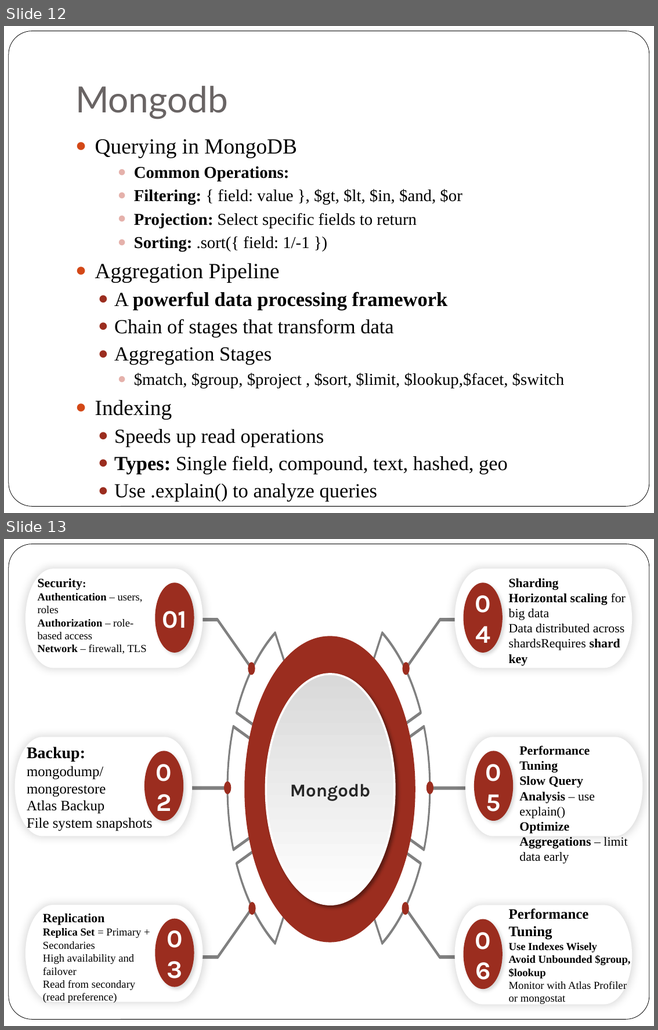
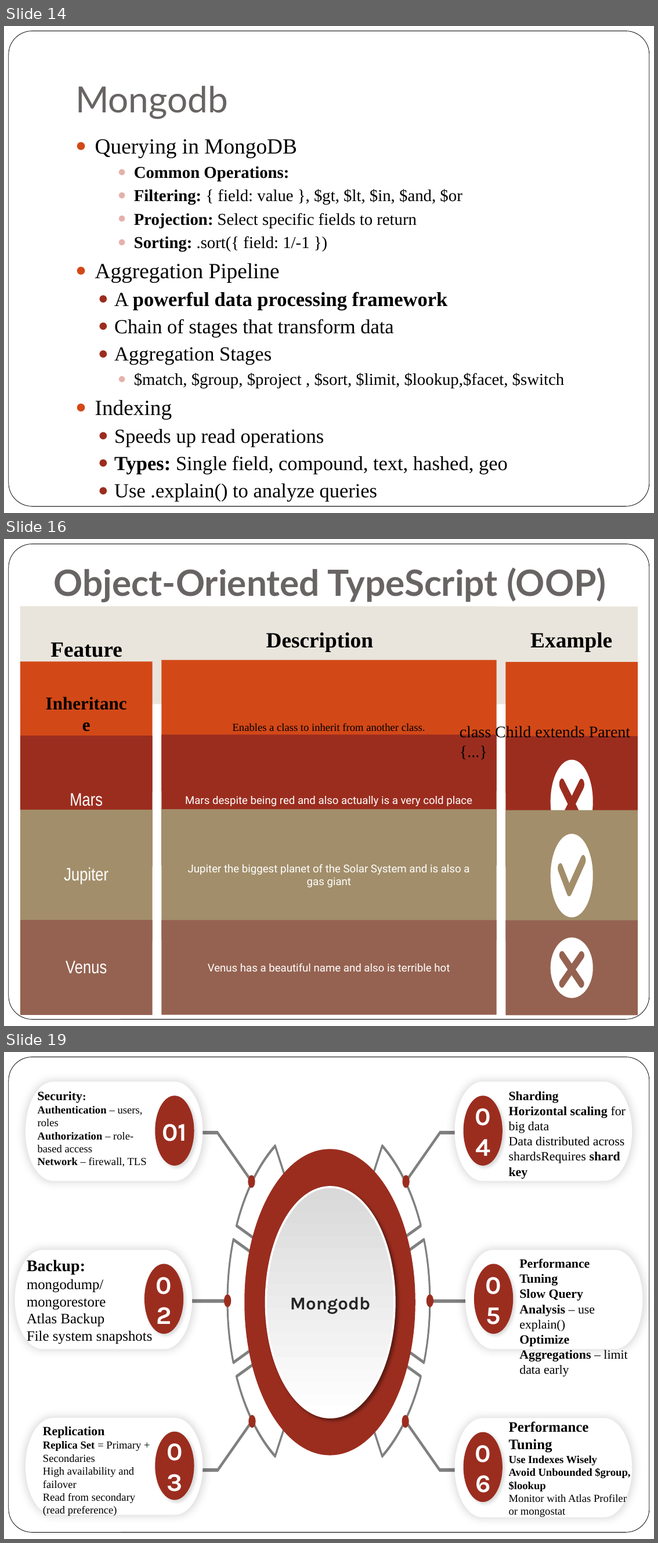
Before and after one commit to rosemarythomas994/VueR-assignment, a slide deck: Presentation Assignment.pptx. Shown one above the other, each under a label of ours: slides 12 and 13 before the commit, slides 14, 16 and 19 after it; the slides between them are not shown. The pictures are 658x1030 and 658x1543 pixels, drawn with LibreOffice and Linux fonts; fonts in the diff are those of the drawing. Boxes give left, top, right and bottom in pixels: in the first picture for what was removed or moved away, otherwise in the second. Text is boxed around its words. In the diff, an @@ line names an element or a change of style, - is before the commit and + after.

```diff
--- a/Presentation Assignment.pptx
+++ b/Presentation Assignment.pptx
@@ slide 16 added at bbox=[4, 539, 654, 1026], background #FFFFFF; not listed: 1 template element that a slide beside it also shows @@
@@ title added at bbox=[54, 567, 606, 602], 40 pt, text #696464, bold @@
+Object-Oriented TypeScript (OOP)
@@ rectangle added at bbox=[20, 606, 210, 705], fill #E9E5DC @@
@@ rectangle added at bbox=[161, 606, 496, 704], fill #E9E5DC @@
@@ rectangle added at bbox=[447, 606, 637, 705], fill #E9E5DC @@
@@ text added at bbox=[50, 642, 122, 657], 24 pt, text #000000, bold @@
+Feature
@@ text added at bbox=[266, 632, 373, 652], 24 pt, text #000000, bold @@
+Description
@@ text added at bbox=[530, 632, 612, 652], 24 pt, text #000000, bold @@
+Example
@@ group added at bbox=[20, 660, 637, 793]: 3 rectangles, 2 texts @@
+Inheritance
+Enables a class to inherit from another class.
@@ text added at bbox=[459, 725, 630, 741], 18 pt, text #000000 @@
+class Child extends Parent {...}
@@ group added at bbox=[20, 734, 637, 867]: 3 rectangles, 2 texts, 1 ellipse, 1 freeform shape @@
+Mars
+Mars despite being red and also actually is a very cold place
@@ group added at bbox=[20, 809, 637, 942]: 3 rectangles, 2 texts, 1 ellipse, 1 freeform shape @@
+Jupiter
+Jupiter the biggest planet of the Solar System and is also a gas giant
@@ group added at bbox=[20, 920, 637, 1015]: 3 rectangles, 2 texts, 1 ellipse, 1 freeform shape @@
+Venus
+Venus has a beautiful name and also is terrible hot
@@ what was slide 12 is now slide 14 @@
@@ what was slide 13 is now slide 19 @@
```
Also in this commit, not shown: 1 slide changed, 5 other slides added, 1 slide removed, 41 other files.
